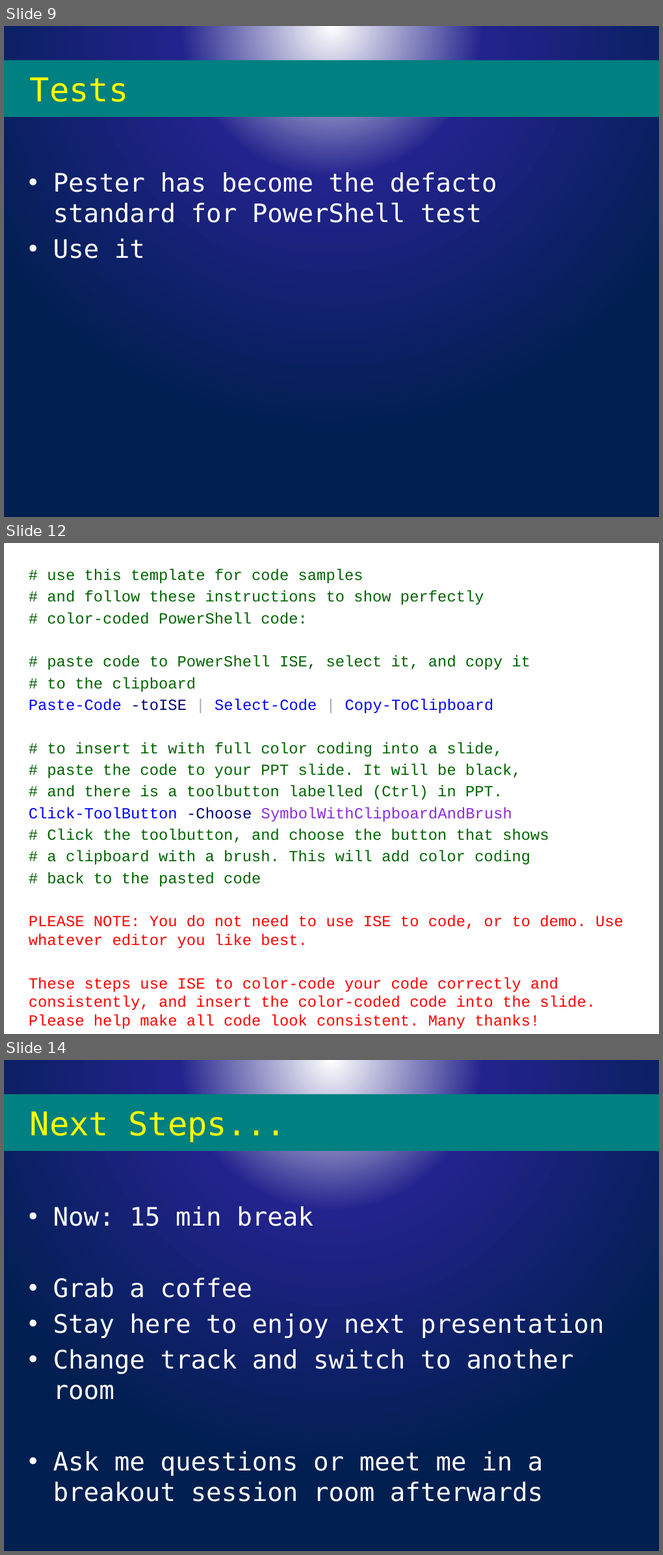
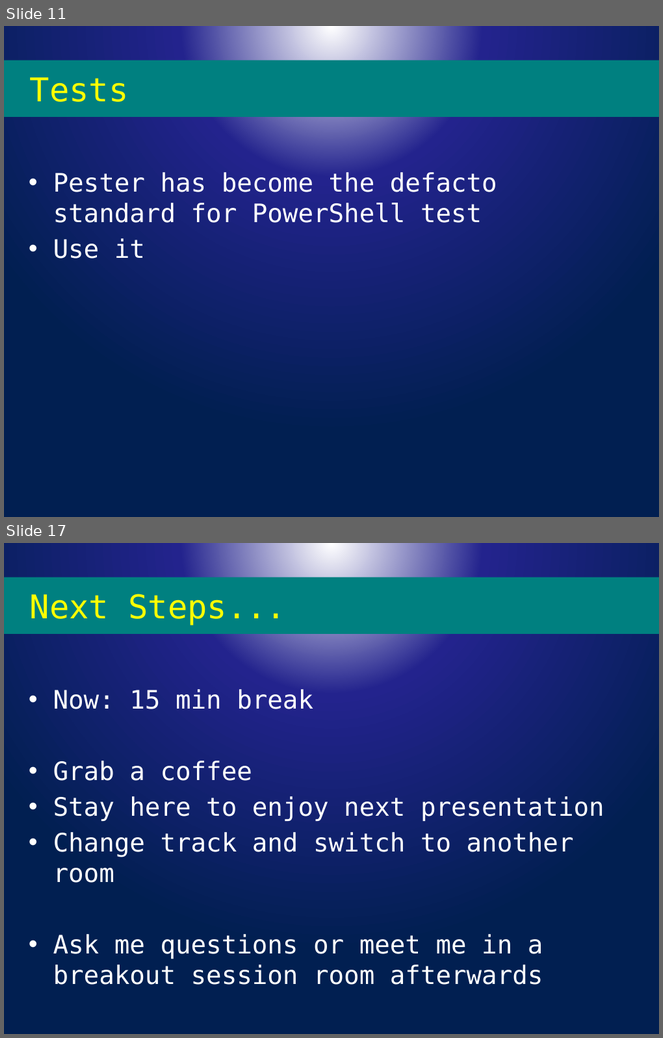
Before and after one commit to powercode/PSConfEU, a slide deck: PSCONFEU_Modules2017.pptx. Shown one above the other, each under a label of ours: slides 9, 12 and 14 before the commit, slides 11 and 17 after it; the slides between them are not shown. The pictures are 663x1555 and 663x1038 pixels, drawn with LibreOffice and Linux fonts; fonts in the diff are those of the drawing; background and template pictures are left out. Boxes give left, top, right and bottom in pixels: in the first picture for what was removed or moved away, otherwise in the second. Text is boxed around its words. In the diff, an @@ line names an element or a change of style, - is before the commit and + after.

```diff
--- a/PSCONFEU_Modules2017.pptx
+++ b/PSCONFEU_Modules2017.pptx
@@ slide 12 removed at [4, 543, 659, 1034], background #FFFFFF @@
@@ text removed at [29, 569, 623, 1010] @@
-# use this template for code samples
-# and follow these instructions to show perfectly
-# color-coded PowerShell code:
-# paste code to PowerShell ISE, select it, and copy it
-# to the clipboard
-Paste-Code -toISE | Select-Code | Copy-ToClipboard
-# to insert it with full color coding into a slide,
-# paste the code to your PPT slide. It will be black,
-# and there is a toolbutton labelled (Ctrl) in PPT.
-Click-ToolButton -Choose SymbolWithClipboardAndBrush
-# Click the toolbutton, and choose the button that shows
-# a clipboard with a brush. This will add color coding
-# back to the pasted code
-PLEASE NOTE: You do not need to use ISE to code, or to demo. Use whatever editor you like best.
-These steps use ISE to color-code your code correctly and consistently, and insert the color-coded code into the slide. Please help make all code look consistent. Many thanks!
@@ what was slide 9 is now slide 11 @@
@@ what was slide 14 is now slide 17 @@
```
Also in this commit, not shown: 3 slides changed, 5 slides added, 1 other slide removed, 2 other files.
